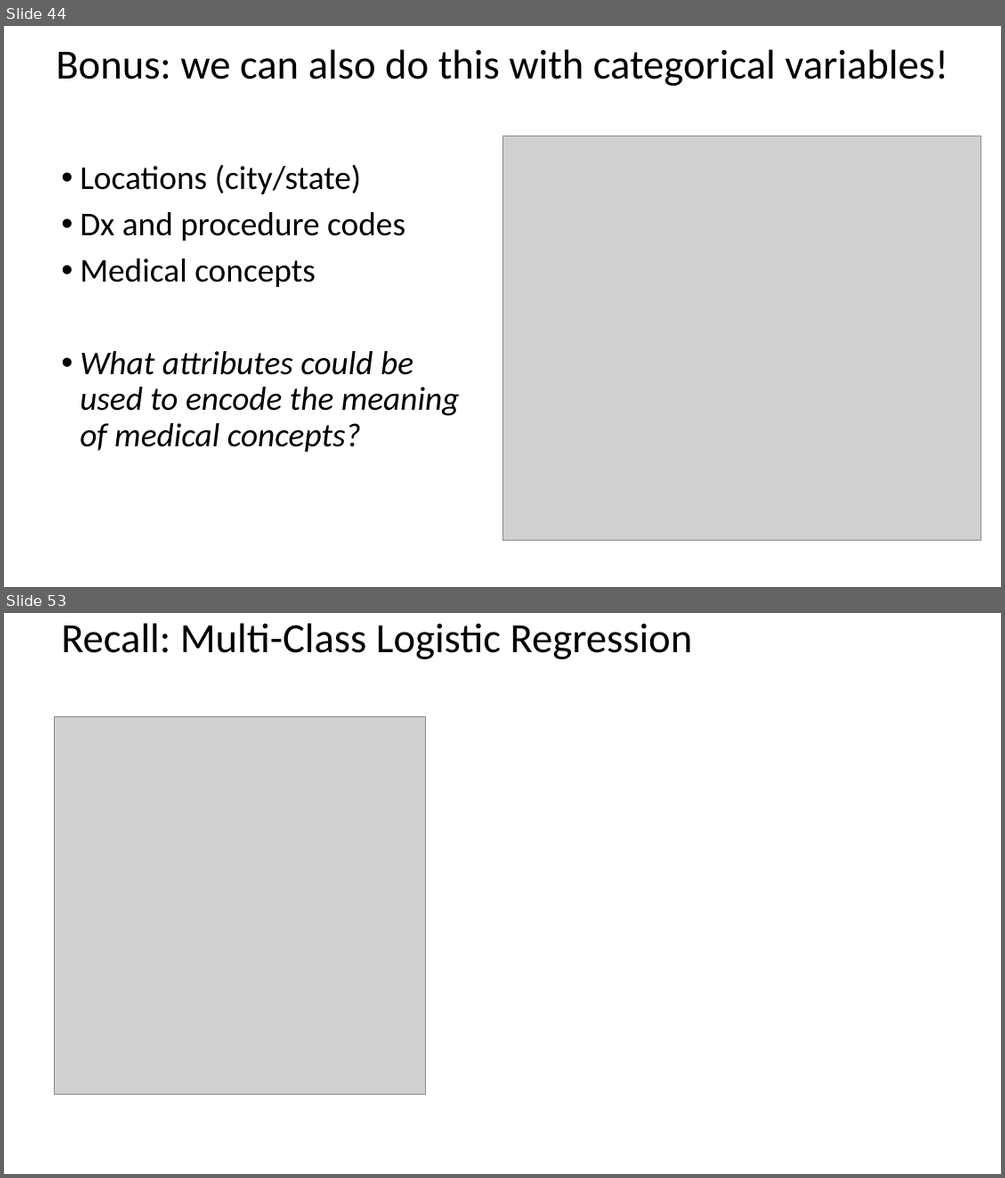
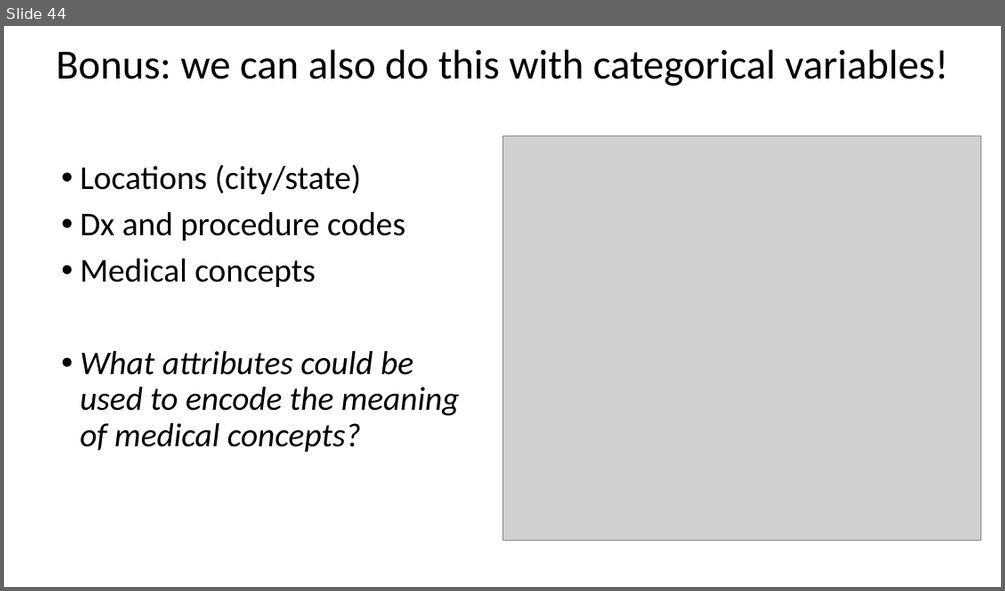
Before and after one commit to mengelhard/mmci_applied_ds, a slide deck: lectures/ll12.pptx. Shown one above the other, each under a label of ours: slides 44 and 53 before the commit, slide 44 after it; the slides between them are not shown. The pictures are 1005x1178 and 1005x591 pixels, drawn with LibreOffice and Linux fonts; fonts in the diff are those of the drawing; grey boxes stand for pictures. Boxes give left, top, right and bottom in pixels: in the first picture for what was removed or moved away, otherwise in the second. Text is boxed around its words. In the diff, an @@ line names an element or a change of style, - is before the commit and + after.

```diff
--- a/lectures/ll12.pptx
+++ b/lectures/ll12.pptx
@@ slide 53 removed at box(4, 613, 1001, 1174), background #FFFFFF @@
@@ title removed at box(61, 623, 693, 659) @@
-Recall: Multi-Class Logistic Regression
@@ picture removed at box(54, 717, 426, 1094) @@
```
Also in this commit, not shown: 1 slide changed, 25 other slides removed, 4 other files.
